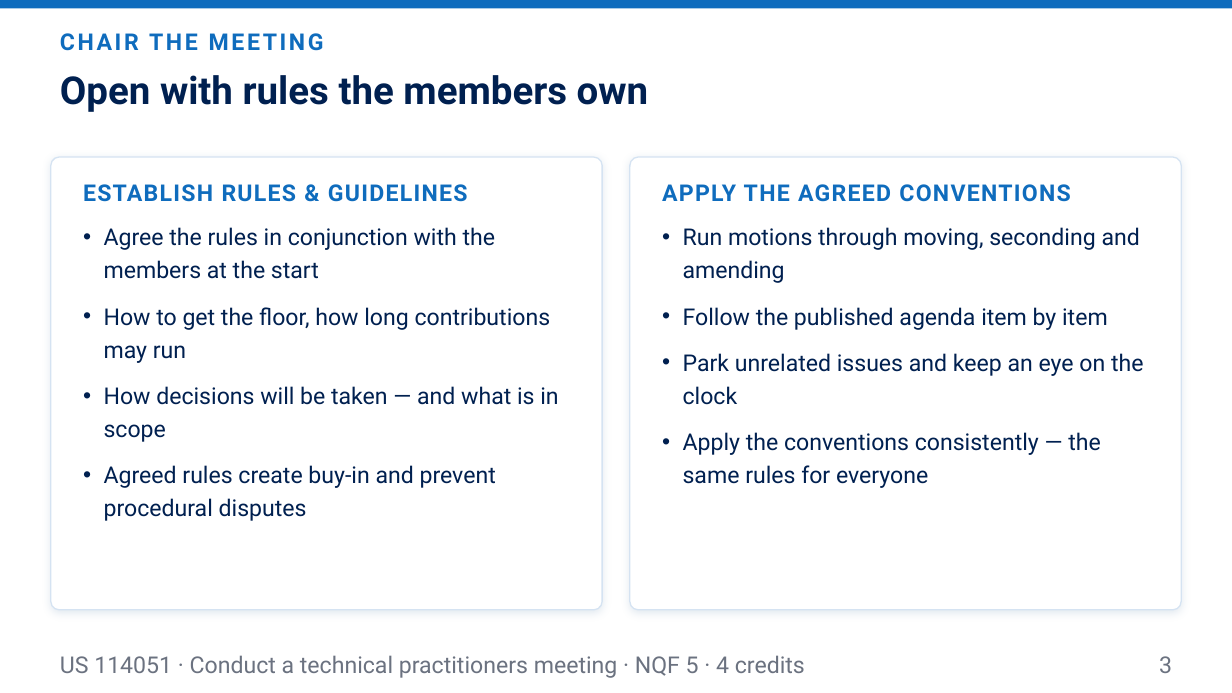
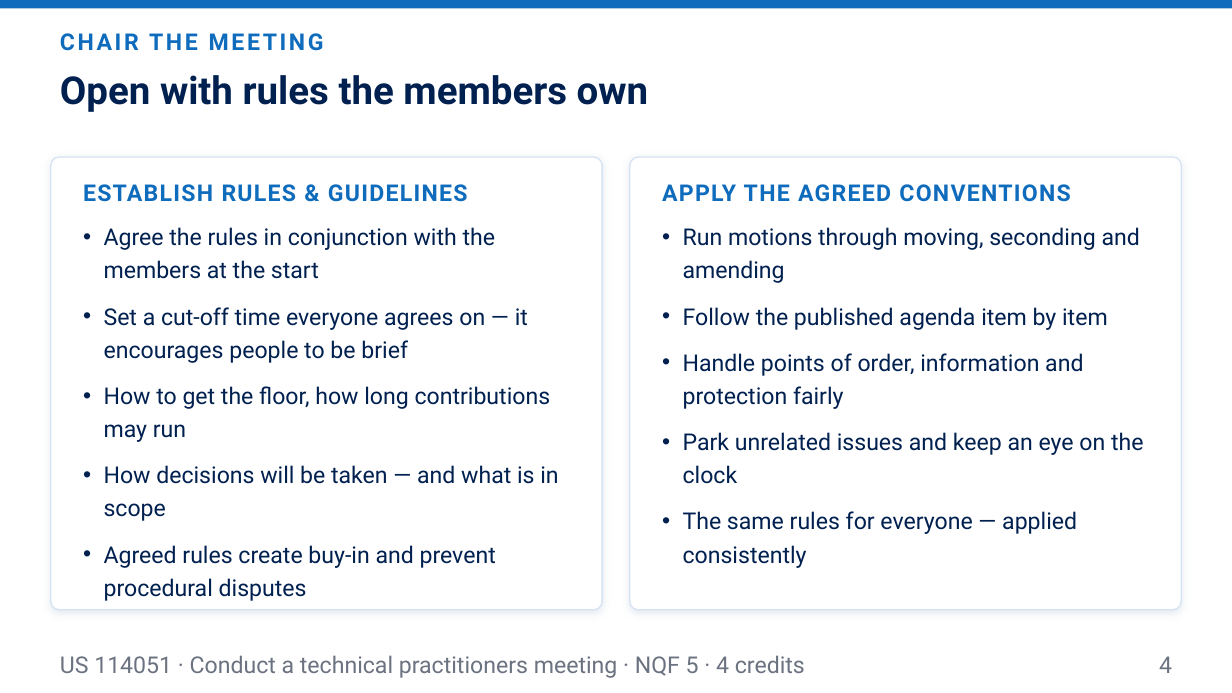
Before and after one commit to andrekyle/ITsystemsupport, a slide deck: slide 4 of public/downloads/US-114051-L3-Chairing-the-Meeting.pptx (slide 3 before the commit). Drawn at 1232x693 pixels with LibreOffice and Linux fonts; fonts in the diff are those of the drawing. Boxes give left, top, right and bottom in pixels: in the first picture for what was removed or moved away, otherwise in the second. Text is boxed around its words. In the diff, an @@ line names an element or a change of style, - is before the commit and + after.

```diff
--- a/public/downloads/US-114051-L3-Chairing-the-Meeting.pptx
+++ b/public/downloads/US-114051-L3-Chairing-the-Meeting.pptx
@@ text at [104,307,528,363]: paragraph added @@
+• Set a cut-off time everyone agrees on — it encourages people to be brief
@@ text at [683,353,1083,409]: paragraph added @@
+• Handle points of order, information and protection fairly
@@ text at [683,511,1077,568]: text changed @@
-• Apply the conventions consistently — the same rules for everyone
+• The same rules for everyone — applied consistently
@@ text at [1159,656,1172,673]: text changed @@
-3
+4
```
Also in this commit, not shown: 6 other slides changed, 4 slides added, 10 other files.
